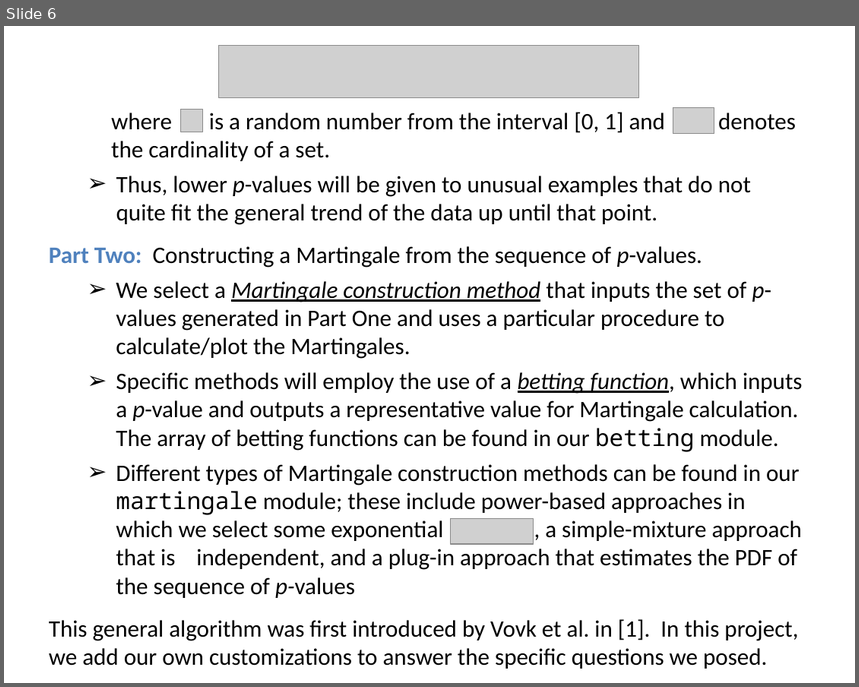
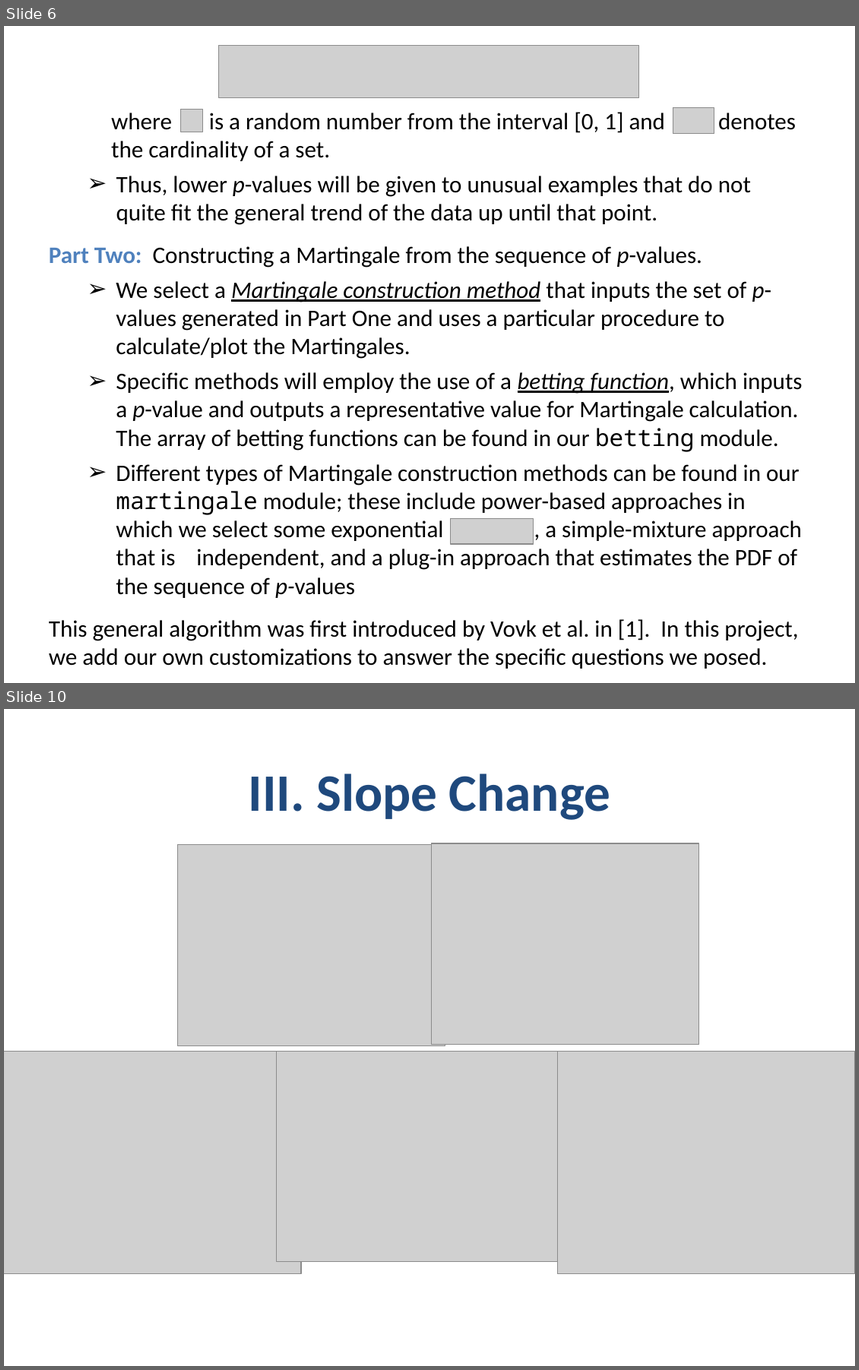
Before and after one commit to al5250/cs109a_project, a slide deck: slides.pptx. Shown one above the other, each under a label of ours: slide 6 before the commit, slides 6 and 10 after it; the slides between them are not shown. The pictures are 859x687 and 859x1370 pixels, drawn with LibreOffice and Linux fonts; fonts in the diff are those of the drawing; grey boxes stand for pictures; background and template pictures are left out. Boxes give left, top, right and bottom in pixels: in the first picture for what was removed or moved away, otherwise in the second. Text is boxed around its words. In the diff, an @@ line names an element or a change of style, - is before the commit and + after.

```diff
--- a/slides.pptx
+++ b/slides.pptx
@@ slide 10 added at (x1=4, y1=709, x2=855, y2=1366), background #FFFFFF @@
@@ title added at (x1=249, y1=774, x2=610, y2=820), 49 pt, text #1F497D, bold @@
+III. Slope Change
@@ picture added at (x1=177, y1=845, x2=445, y2=1046) @@
@@ picture added at (x1=431, y1=844, x2=699, y2=1045) @@
@@ picture added at (x1=4, y1=1052, x2=301, y2=1274) @@
@@ picture added at (x1=276, y1=1052, x2=557, y2=1262) @@
@@ picture added at (x1=557, y1=1052, x2=854, y2=1274) @@
```
Also in this commit, not shown: 2 slides changed, 9 other slides added, 1 slide removed.
